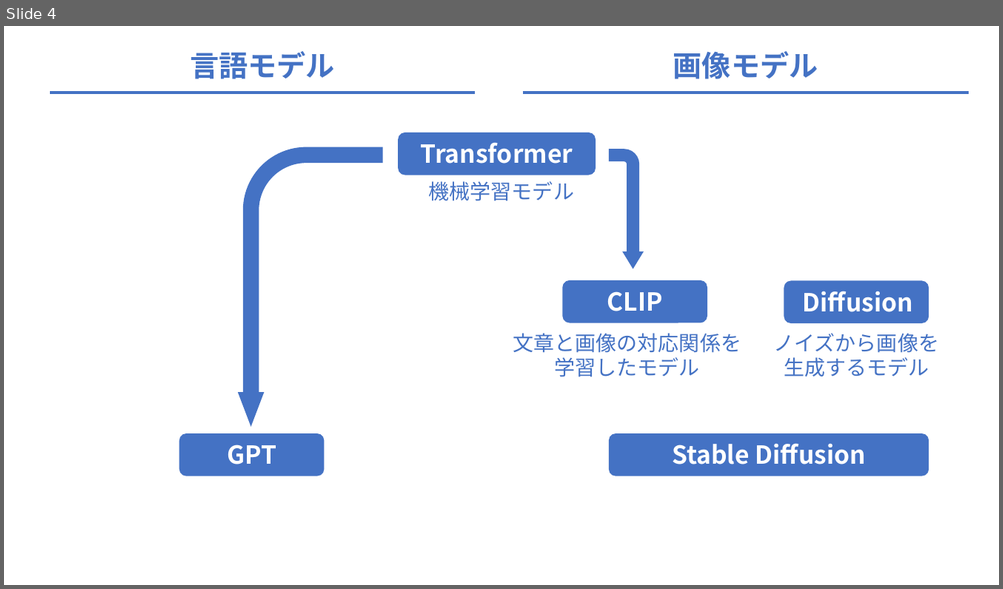
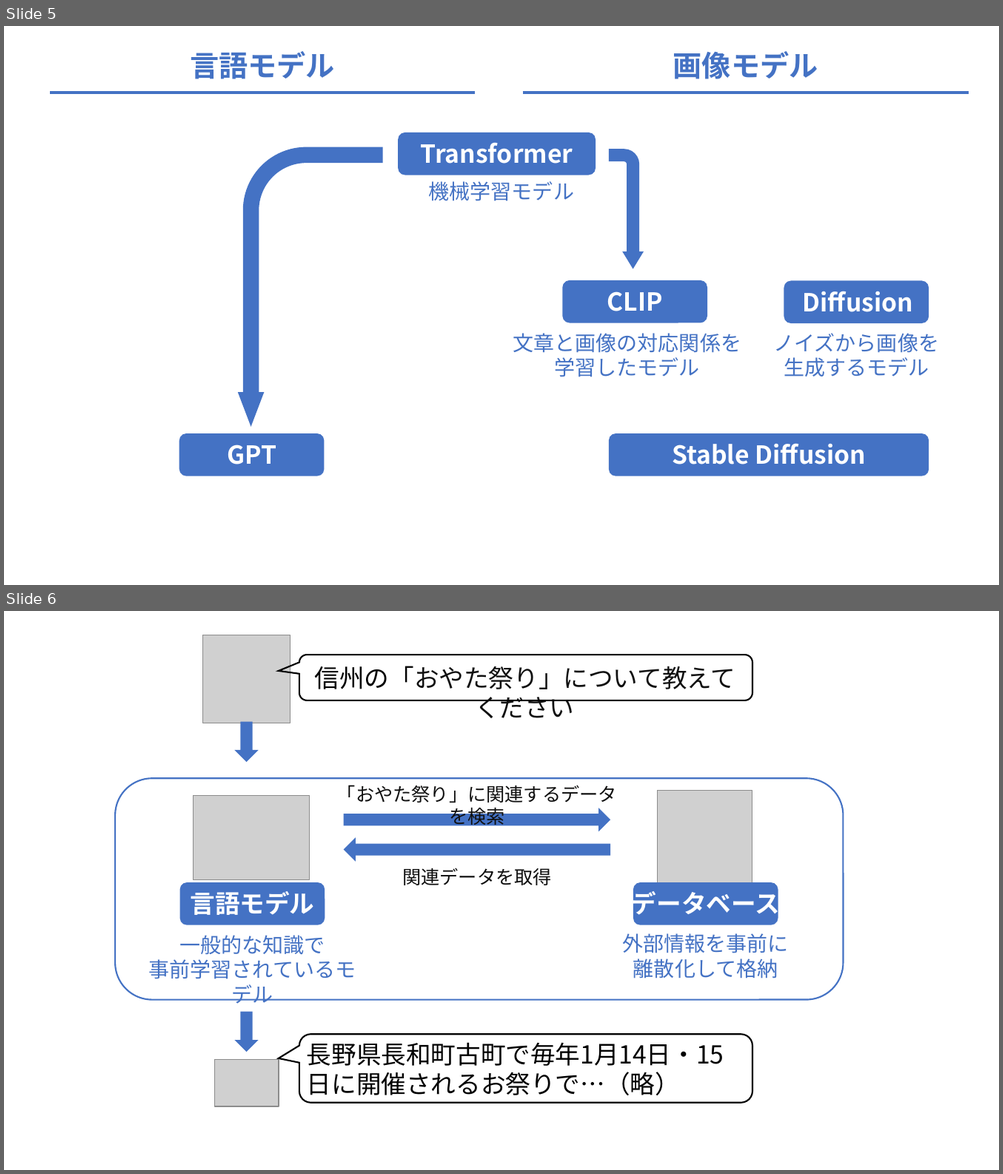
Before and after one commit to liber-craft-co-ltd/book_impress_text-image-basic, a slide deck: images.pptx. Shown one above the other, each under a label of ours: slide 4 before the commit, slides 5 and 6 after it. The pictures are 1003x589 and 1003x1174 pixels, drawn with LibreOffice and Linux fonts; fonts in the diff are those of the drawing; grey boxes stand for pictures; background and template pictures are left out. Boxes give left, top, right and bottom in pixels: in the first picture for what was removed or moved away, otherwise in the second. Text is boxed around its words. In the diff, an @@ line names an element or a change of style, - is before the commit and + after.

```diff
--- a/images.pptx
+++ b/images.pptx
@@ slide 6 added at (x1=4, y1=611, x2=999, y2=1170), background #FFFFFF @@
@@ picture added at (x1=202, y1=635, x2=290, y2=723) @@
@@ rounded speech box added at (x1=299, y1=655, x2=752, y2=701), outline #000000 1.5 pt @@
@@ text added at (x1=315, y1=666, x2=736, y2=718), 24 pt, text #0F0F0F @@
+信州の「おやた祭り」について教えてください
@@ right arrow added at (x1=235, y1=721, x2=259, y2=762), fill #4472C4 @@
@@ rounded rectangle added at (x1=115, y1=778, x2=843, y2=999), outline #4472C4 1.5 pt @@
@@ text added at (x1=337, y1=785, x2=617, y2=829), 18 pt, text #0F0F0F @@
+「おやた祭り」に関連するデータを検索
@@ picture added at (x1=193, y1=795, x2=310, y2=880) @@
@@ right arrow added at (x1=344, y1=808, x2=611, y2=832), fill #4472C4 @@
@@ picture added at (x1=657, y1=791, x2=752, y2=886) @@
@@ right arrow added at (x1=344, y1=838, x2=611, y2=862), fill #4472C4 @@
@@ text added at (x1=402, y1=868, x2=552, y2=886), 18 pt, text #0F0F0F @@
+関連データを取得
@@ rounded rectangle added at (x1=180, y1=883, x2=325, y2=925), fill #4472C4 @@
@@ text added at (x1=190, y1=891, x2=314, y2=915), 24 pt, text #FFFFFF, bold @@
+言語モデル
@@ text added at (x1=632, y1=888, x2=780, y2=920), 24 pt, text #FFFFFF, bold @@
+データベース
@@ rounded rectangle added at (x1=633, y1=883, x2=778, y2=925), fill #4472C4 @@
@@ text added at (x1=149, y1=935, x2=356, y2=1004), 20 pt, text #4472C4 @@
+一般的な知識で
+事前学習されているモデル
@@ text added at (x1=623, y1=934, x2=788, y2=979), 20 pt, text #4472C4 @@
+外部情報を事前に
+離散化して格納
@@ right arrow added at (x1=235, y1=1011, x2=259, y2=1052), fill #4472C4 @@
@@ rounded speech box added at (x1=299, y1=1035, x2=752, y2=1103), outline #000000 1.5 pt @@
@@ text added at (x1=307, y1=1042, x2=724, y2=1096), 24 pt, text #000000 @@
+長野県長和町古町で毎年1月14日・15日に開催されるお祭りで…（略）
@@ picture added at (x1=214, y1=1060, x2=279, y2=1107) @@
@@ what was slide 4 is now slide 5 @@
```
Also in this commit, not shown: 3 other slides added, 1 slide removed, 10 other files.
